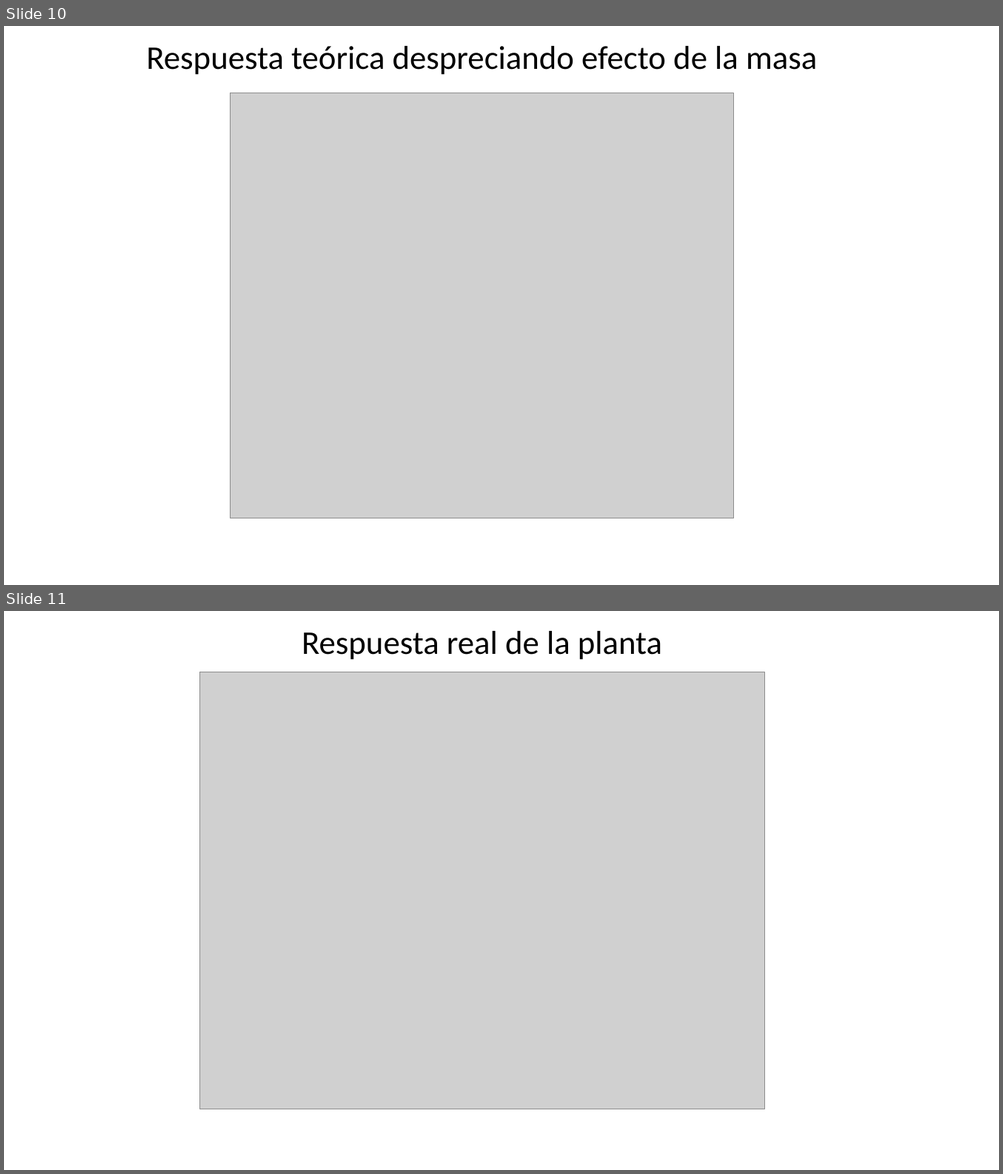
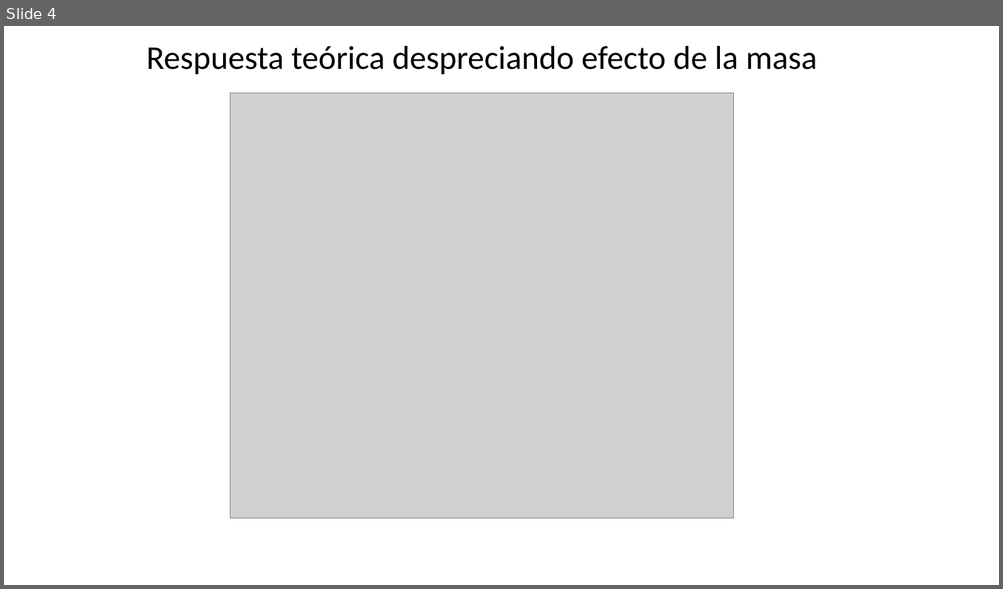
Before and after one commit to SimonMatdp/TFG-Mano-amiga, a slide deck: memoria/Actualizaciones/presentcion controladores.pptx. Shown one above the other, each under a label of ours: slides 10 and 11 before the commit, slide 4 after it. The pictures are 1003x1174 and 1003x589 pixels, drawn with LibreOffice and Linux fonts; fonts in the diff are those of the drawing; grey boxes stand for pictures. Boxes give left, top, right and bottom in pixels: in the first picture for what was removed or moved away, otherwise in the second. Text is boxed around its words. In the diff, an @@ line names an element or a change of style, - is before the commit and + after.

```diff
--- a/memoria/Actualizaciones/presentcion controladores.pptx
+++ b/memoria/Actualizaciones/presentcion controladores.pptx
@@ slide 11 removed at [4,611,999,1170], background #FFFFFF @@
@@ title removed at [301,631,662,660] @@
-Respuesta real de la planta
@@ picture removed at [200,672,764,1111] @@
@@ what was slide 10 is now slide 4 @@
```
Also in this commit, not shown: 3 slides changed, 6 other slides removed, 33 other files.
